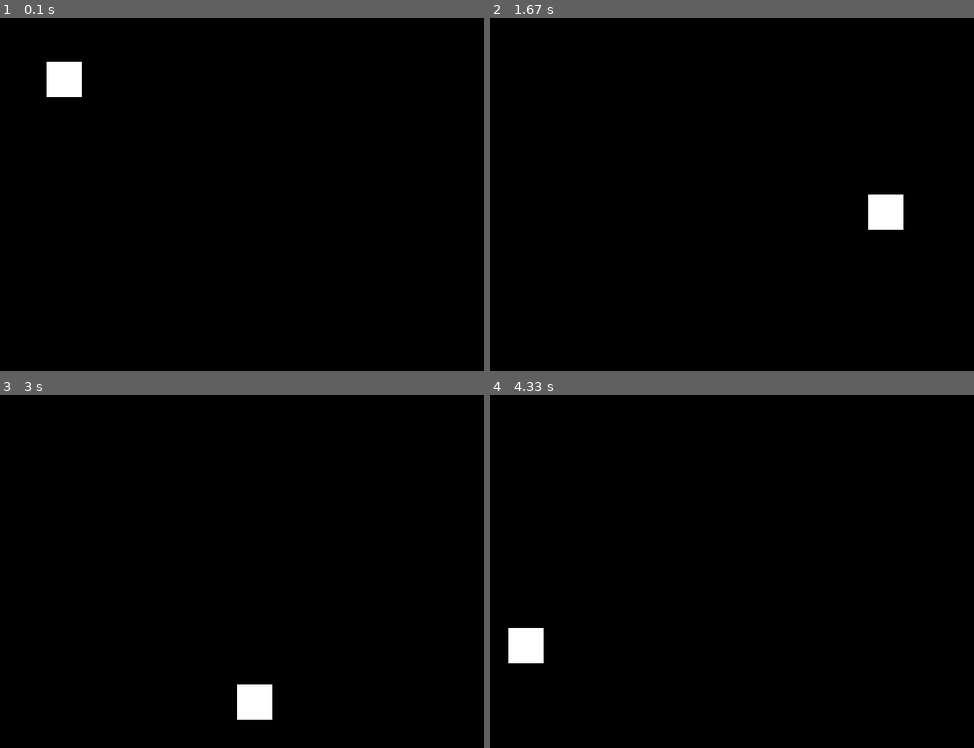
Above: before the commit, frames 1-4 (two rows, left to right).
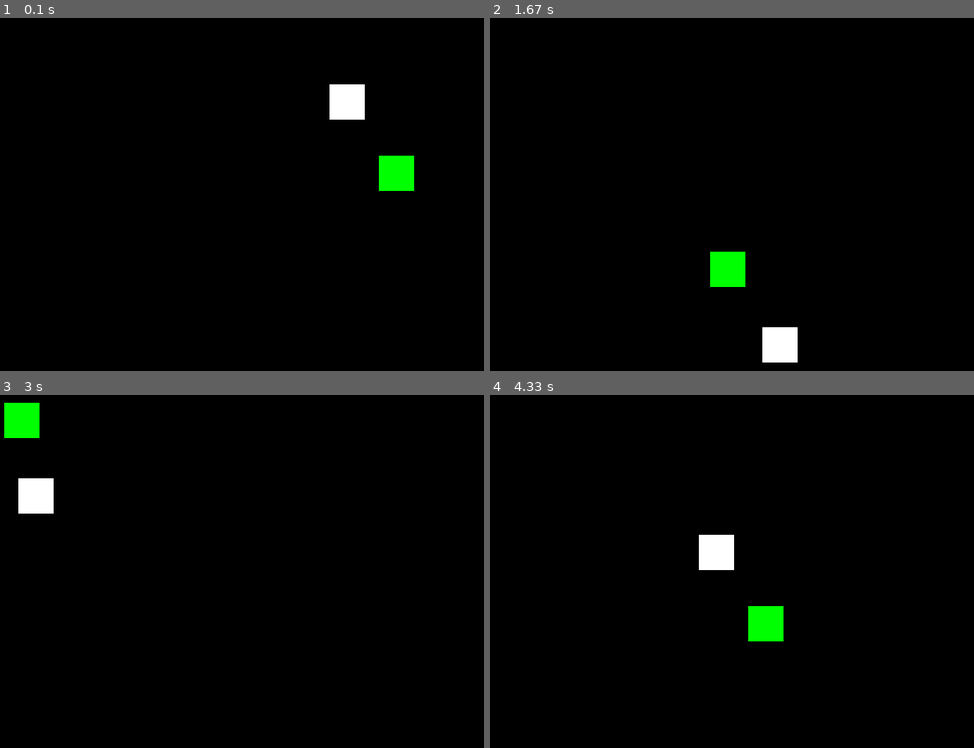
Above: after the commit, the same moments.

Repository: a-jennings/Pygame_Testing
Game: pygame game, started from Bouncing_Rect.py
Same seed, same stepped clock (60 frames per second), same inputs: the game is played once before the commit and once after it.
Inputs:
- Up to frame 1 (0.1 s): no input
- Up to frame 2 (1.67 s): no input
- Up to frame 3 (3 s): no input
- Up to frame 4 (4.33 s): no input

The runs differ from the first frame. In frame 1, 2.2% of the frame differs, in the area x 9-86%, y 12-49%; in frame 2, 2.2%; in frame 3, 2.2%; in frame 4, 2.2%.

Commit message:
Added second rectangle, made directions and speeds random, changed fps from 60 to 30

Diff:
--- a/Bouncing_Rect.py
+++ b/Bouncing_Rect.py
@@ -10,6 +10,7 @@
 """
 
 import pygame
+import random
 
 # Define some colors
 BLACK = (0, 0, 0)
@@ -28,10 +29,14 @@
 # Loop until the user clicks the close button.
 done = False
 
-rect_pos_x = 50
-rect_pos_y = 50
-rect_change_x = 5
-rect_change_y = 2
+rect_pos_x = random.randrange(0,649)
+rect_pos_y = random.randrange(0,449)
+rect2_pos_x = random.randrange(0,649)
+rect2_pos_y = random.randrange(0,449)
+rect_change_x = random.randrange(1,10)
+rect_change_y = random.randrange(1,10)
+rect2_change_x = random.randrange(1,10)
+rect2_change_y = random.randrange(1,10)
 
 # Used to manage how fast the screen updates
 clock = pygame.time.Clock()
@@ -49,11 +54,17 @@
     rect_pos_x += rect_change_x
     rect_pos_y += rect_change_y
 
+    rect2_pos_x += rect2_change_x
+    rect2_pos_y += rect2_change_y
+
     if rect_pos_x > 649 or rect_pos_x < 0:
         rect_change_x *= -1
     if rect_pos_y > 449 or rect_pos_y < 0:
         rect_change_y *= -1
-
+    if rect2_pos_x > 649 or rect2_pos_x < 0:
+        rect2_change_x *= -1
+    if rect2_pos_y > 449 or rect2_pos_y < 0:
+        rect2_change_y *= -1
     # --- Screen-clearing code goes here
 
     # Here, we clear the screen to white. Don't put other drawing commands
@@ -66,12 +77,13 @@
     # --- Drawing code should go here
 
     pygame.draw.rect(screen,WHITE,[rect_pos_x,rect_pos_y,50,50])
+    pygame.draw.rect(screen,GREEN,[rect2_pos_x,rect2_pos_y,50,50])
 
     # --- Go ahead and update the screen with what we've drawn.
     pygame.display.flip()
 
-    # --- Limit to 60 frames per second
-    clock.tick(60)
+    # --- Limit to 30 frames per second
+    clock.tick(30)
 
 # Close the window and quit.
 pygame.quit()
